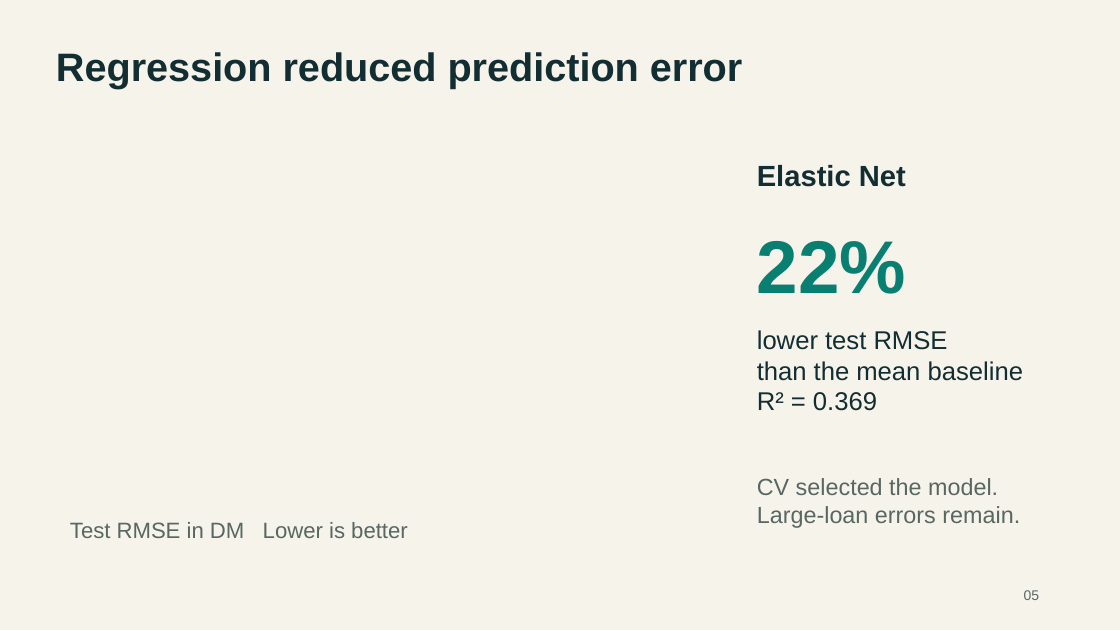
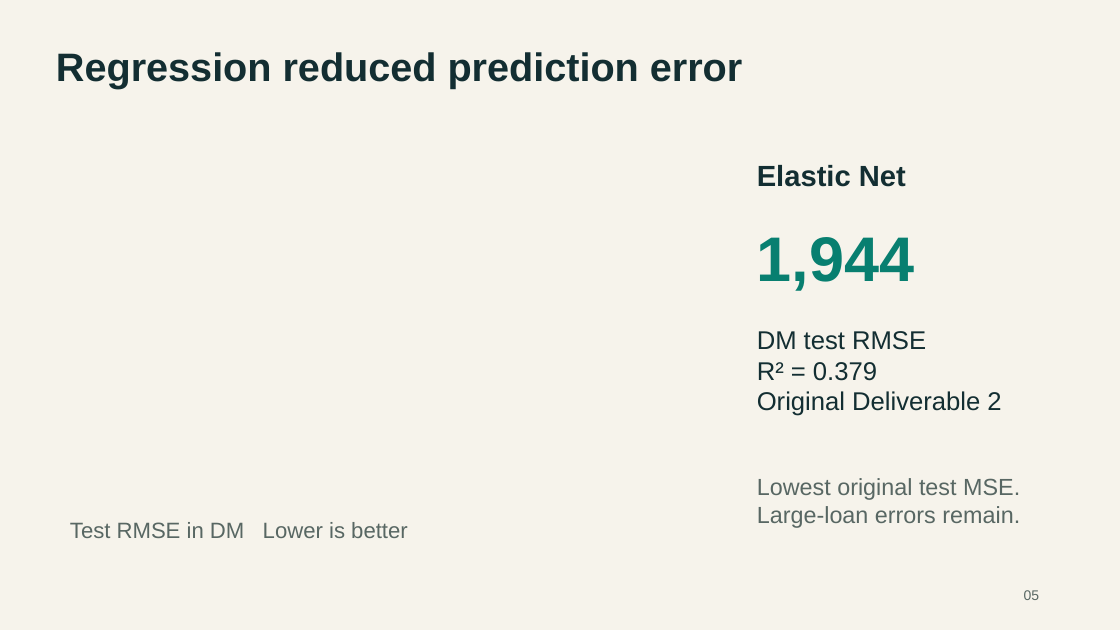
Before and after one commit to lebm646/MSCS_634_Deliverable_4, a slide deck: slide 5 of MSCS_634_Presentation.pptx. Drawn at 1120x630 pixels with LibreOffice and Linux fonts; fonts in the diff are those of the drawing. Boxes give left, top, right and bottom in pixels: in the first picture for what was removed or moved away, otherwise in the second. Text is boxed around its words. In the diff, an @@ line names an element or a change of style, - is before the commit and + after.

Commit message:
Align final submission with original notebook results and disclose source conflicts

```diff
--- a/MSCS_634_Presentation.pptx
+++ b/MSCS_634_Presentation.pptx
@@ text at <box>757,237,915,291</box>: text changed; size 64 to 54 pt @@
-22%
+1,944
@@ text at <box>757,331,1001,416</box>: text changed @@
-lower test RMSE
-than the mean baseline
-R² = 0.369
+DM test RMSE
+R² = 0.379
+Original Deliverable 2
@@ text at <box>757,478,1020,500</box>: text changed @@
-CV selected the model.
+Lowest original test MSE.
```
Also in this commit, not shown: 5 other slides changed, 1 slide added, 1 slide removed, 23 other files.
